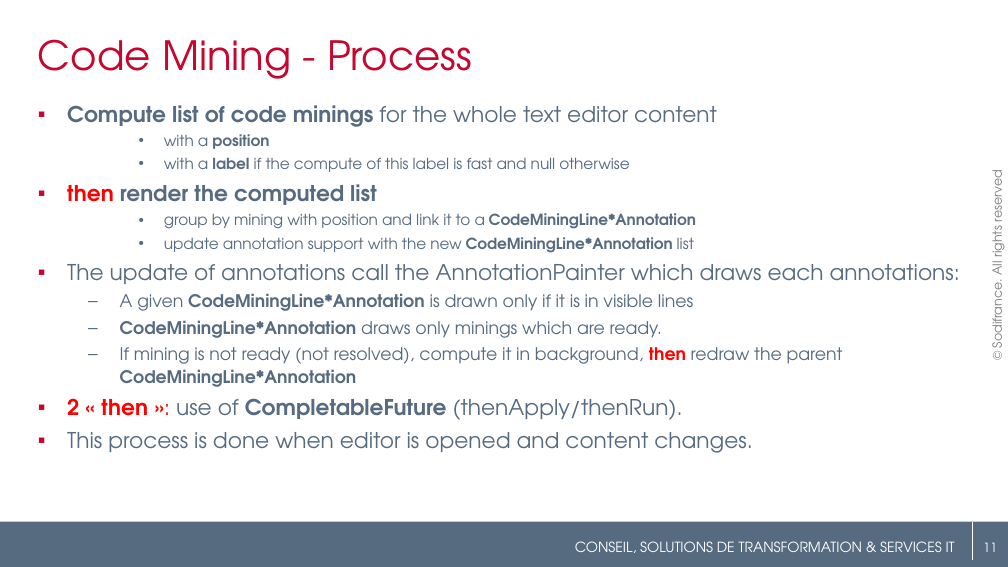
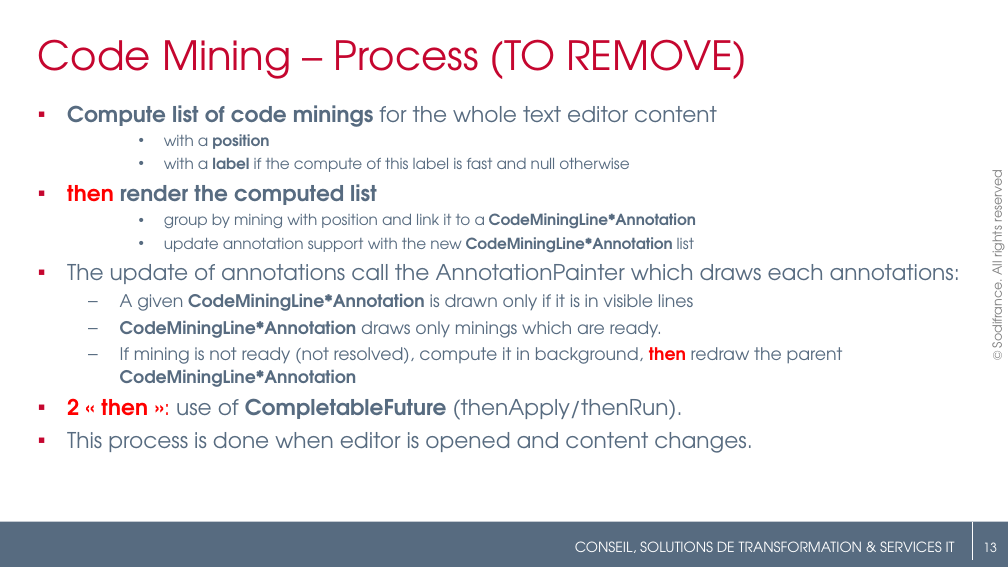
Before and after one commit to angelozerr/EclipseConFrance2018, a slide deck: slide 13 of EclipseConFrance2018_CodeMining.pptx (slide 11 before the commit). Drawn at 1008x567 pixels with LibreOffice and Linux fonts; fonts in the diff are those of the drawing; background and template pictures are left out. Boxes give left, top, right and bottom in pixels: in the first picture for what was removed or moved away, otherwise in the second. Text is boxed around its words. In the diff, an @@ line names an element or a change of style, - is before the commit and + after.

```diff
--- a/EclipseConFrance2018_CodeMining.pptx
+++ b/EclipseConFrance2018_CodeMining.pptx
@@ title at <box>38,39,747,79</box>: text changed @@
-Code Mining - Process
+Code Mining – Process (TO REMOVE)
@@ page number at <box>983,542,997,552</box>: text changed @@
-11
+13
```
Also in this commit, not shown: 11 other slides changed, 5 slides added.
